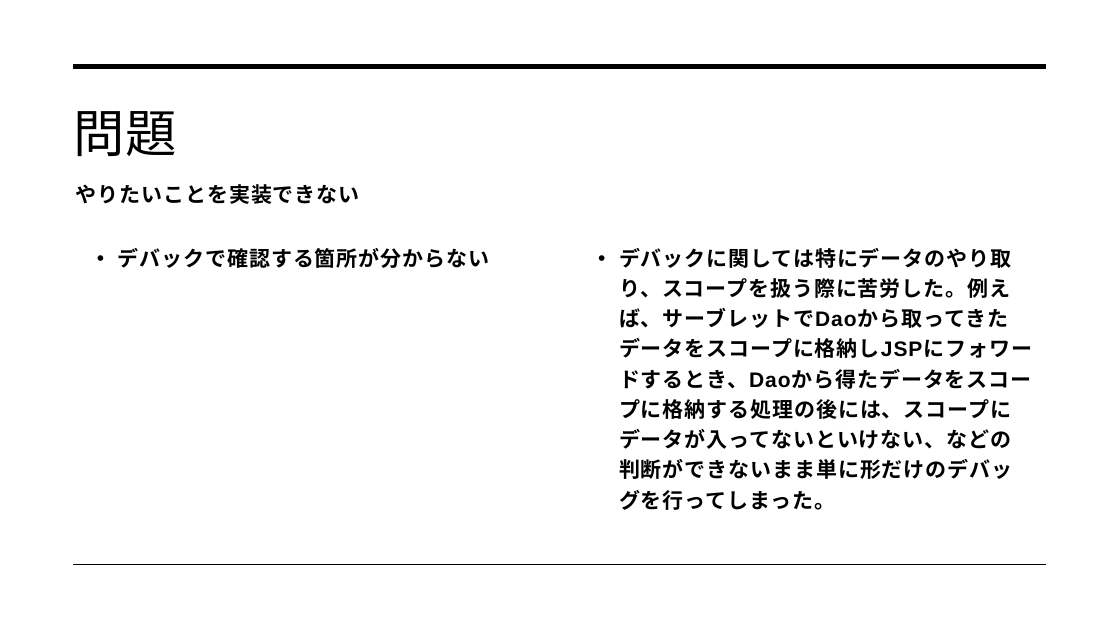
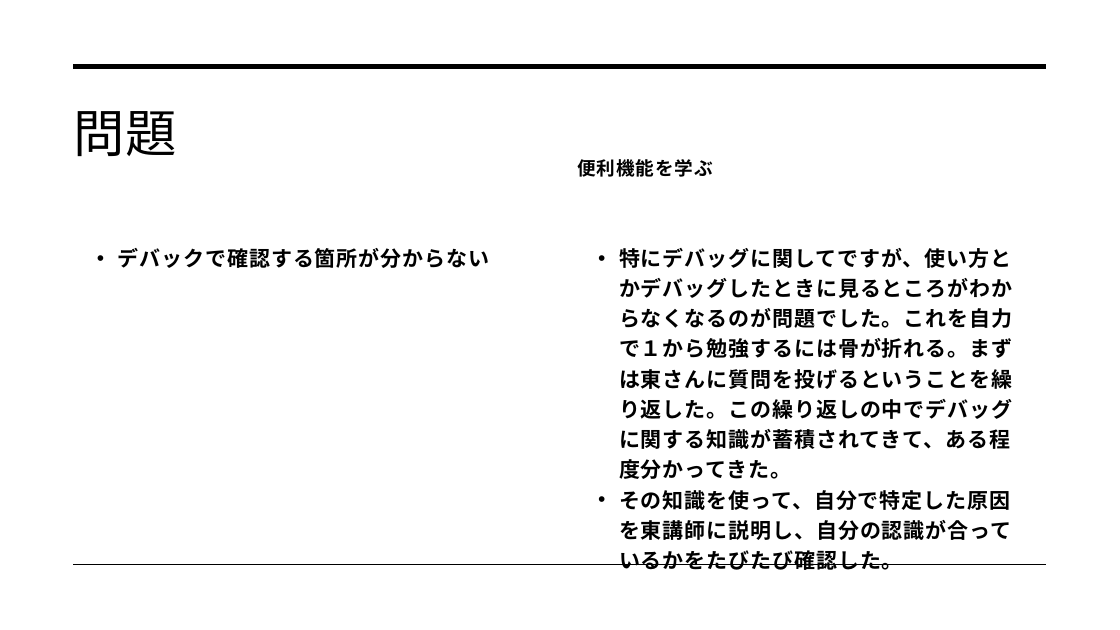
Before and after one commit to dojo2022/C-3, a slide deck: slide 28 of C-3_配布資料/0630_C3_発表資料.pptx. Drawn at 1120x630 pixels with LibreOffice and Linux fonts; fonts in the diff are those of the drawing. Boxes give left, top, right and bottom in pixels: in the first picture for what was removed or moved away, otherwise in the second. Text is boxed around its words. In the diff, an @@ line names an element or a change of style, - is before the commit and + after.

```diff
--- a/C-3_配布資料/0630_C3_発表資料.pptx
+++ b/C-3_配布資料/0630_C3_発表資料.pptx
@@ text added at bbox=[577, 159, 713, 177], 16 pt, text #000000, bold @@
+便利機能を学ぶ
@@ text removed at bbox=[76, 184, 360, 204] @@
-やりたいことを実装できない
@@ text at bbox=[619, 248, 1012, 540]: text changed @@
-• デバックに関しては特にデータのやり取り、スコープを扱う際に苦労した。例えば、サーブレットでDaoから取ってきたデータをスコープに格納しJSPにフォワードするとき、Daoから得たデータをスコープに格納する処理の後には、スコープにデータが入ってないといけない、などの判断ができないまま単に形だけのデバッグを行ってしまった。
+• 特にデバッグに関してですが、使い方とかデバッグしたときに見るところがわからなくなるのが問題でした。これを自力で１から勉強するには骨が折れる。まずは東さんに質問を投げるということを繰り返した。この繰り返しの中でデバッグに関する知識が蓄積されてきて、ある程度分かってきた。
+• その知識を使って、自分で特定した原因を東講師に説明し、自分の認識が合っているかをたびたび確認した。
```
Also in this commit, not shown: 1 other slide changed, 8 slides added, 2 slides removed.
